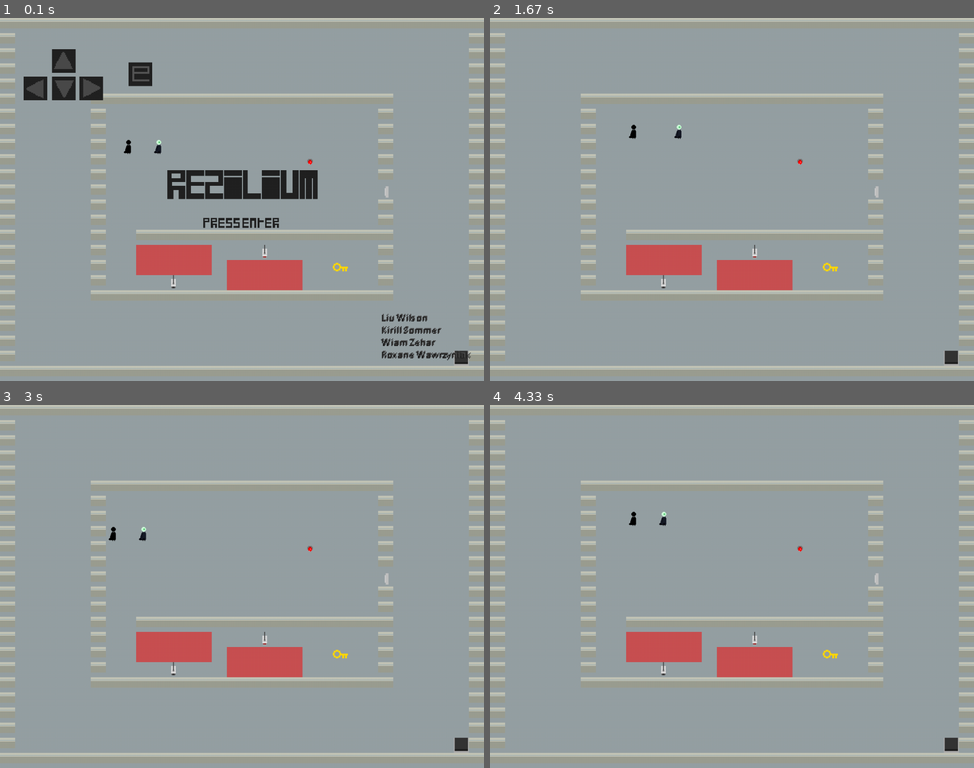
Above: before the commit, frames 1-4 (two rows, left to right).
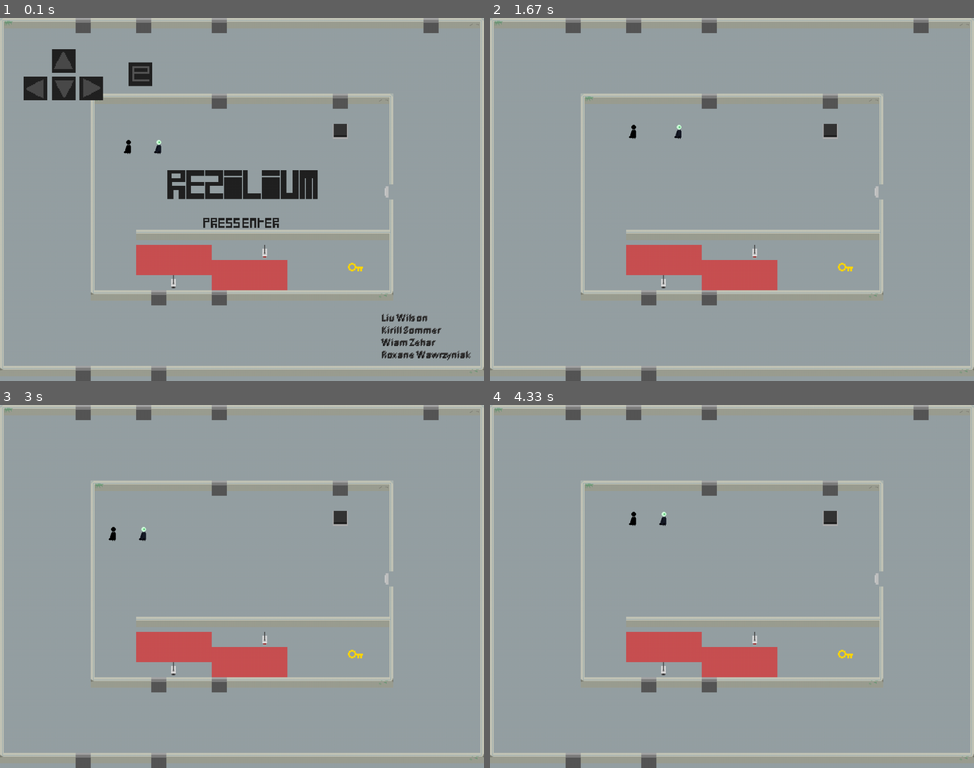
Above: after the commit, the same moments.

Repository: kikiloveyou-0/Rezilium
Game: pygame game, started from main.py
The game is run twice, just before and just after one commit, with the same random seed, the same clock (stepped at 60 frames per second) and the same inputs.
Inputs:
- Up to frame 1 (0.1 s): no input
- Up to frame 2 (1.67 s): tap Enter at 0.33 s; hold Right 0.67-1.13 s; hold Up 1.17-1.47 s; hold Right from 1.5 s (still down)
- Up to frame 3 (3 s): release Right at 1.97 s; hold Left 2-2.53 s; hold Down 2.57-2.87 s; hold Left from 2.9 s (still down)
- Up to frame 4 (4.33 s): release Left at 3.3 s; hold Up 3.33-3.7 s; hold Right from 3.73 s (still down)

The runs differ from the first frame. In frame 1, 5.2% of the frame differs, in the area x 0-100%, y 0-100%; in frame 2, 5.3%; in frame 3, 5.3%; in frame 4, 5.3%.

Commit message:
Add files via upload

Diff:
--- a/level1.txt
+++ b/level1.txt
@@ -1,24 +1,24 @@
-wwwwwwwwwwwwwwwwwwwwwwwwwwwwwwww
-w..............................w
-w..............................w
-w..............................w
-w..............................w
-w.....wwwwwwwwwwwwwwwwwwww.....w
-w.....w..................w.....w
-w.....w..................w.....w
-w.....w.f.p..............w.....w
-w.....w.............u....w.....w
-w.....w..................w.....w
-w.....w..................d.....w
-w.....w..................w.....w
-w.....w..................w.....w
-w.....w..wwwwwwwwwwwwwwwww.....w
-w.....w..........2.......w.....w
-w.....w...............k..w.....w
-w.....w....8.............w.....w
-w.....wwwwwwwwwwwwwwwwwwww.....w
-w..............................w
-w..............................w
-w..............................w
-w.............................lw
-wwwwwwwwwwwwwwwwwwwwwwwwwwwwwwww
+/wwwwawwwawwwwawwwwwwwwwwwwwaww+
+[..............................]
+[..............................]
+[..............................]
+[..............................]
+[...../wwwwwwwawwwwwwwaww+.....]
+[.....[..................].....]
+[.....[...............l..].....]
+[.....[.f.p..............].....]
+[.....[..................].....]
+[.....[..................].....]
+[.....[..................d.....]
+[.....[..................].....]
+[.....[..................].....]
+[.....[..wwwwwwwwwwwwwwww<.....]
+[.....[..$.......2.......].....]
+[.....[.......£........k.].....]
+[.....[....8.............].....]
+[.....{wwwawwwawwwwwwwwww}.....]
+[..............................]
+[..............................]
+[..............................]
+[..............................]
+{wwwwawwwwawwwwwwwwwwwwwwwwwwww}
--- a/level2.txt
+++ b/level2.txt
@@ -6,18 +6,18 @@
 [...../wwwwwwwawwwwwwwaww+.....]
 [.....[..................].....]
 [.....[...............l..].....]
-[.....[..p...............].....]
+[.....[.f.p..............].....]
 [.....[..................].....]
 [.....[..................].....]
 [.....[..................d.....]
 [.....[..................].....]
 [.....[..................].....]
+[.....[..wwwwwwwwwwwwwwww<.....]
 [.....[..................].....]
-[.....[..........2.......].....]
 [.....[...............k..].....]
-[.....[....8.............].....]
-[.....{wwwawwwawwwwwwwwww}.....]
-[..............................]
+[.....[..................].....]8
+[.....{wwwawwwawwwwwwwwww}.....]£
+[..............................]$
 [..............................]
 [..............................]
 [..............................]
--- a/main.py
+++ b/main.py
@@ -4,6 +4,9 @@
 from sprites import *
 from file import *
 from os import path
+
+level = 'level1.txt'
+
 
 class Game:
     def __init__(self):
@@ -22,7 +25,8 @@
         self.mapData = []
         self
         # les niveaux sont codés dans des fichiers txt, on apporte le fichier txt du niveau 1
-        with open(path.join(gameFolder,'level1.txt'), 'rt') as f:
+        print(level)
+        with open(path.join(gameFolder, level), 'rt') as f:
             for line in f:
                 self.mapData.append(line)
 
@@ -81,6 +85,11 @@
 
                 if tile == 'u':
                     self.bouton = Bouton(self,colone, row, "up")
+
+                if tile == '$':
+                    self.view1 = View(self, colone, row)
+                if tile == '£':
+                    self.view2 = View(self, colone, row)
 
                 if tile == '[':
                     self.wall = Wall(self,colone, row, "left")
@@ -101,9 +110,9 @@
                 if tile == '>':
                     self.wall = Wall(self,colone, row, "inter2")
 
+
         # on créer les champs de vision des caméras
-        self.view1 = View(self, 9, 15)
-        self.view2 = View(self, 15, 16)
+
         # on rend le joueur vivant, mais le jeu ne commence pas, on initialise le menu
         self.alive = True
         self.gamestart = False
@@ -165,6 +174,11 @@
 
                 if tile == 'u':
                     self.bouton = Bouton(self,colone, row, "up")
+
+                if tile == '$':
+                    self.view1 = View(self, colone, row)
+                if tile == '£':
+                    self.view2 = View(self, colone, row)
 
                 if tile == '[':
                     self.wall = Wall(self,colone, row, "left")
@@ -185,8 +199,6 @@
                 if tile == '>':
                     self.wall = Wall(self,colone, row, "inter2")
         # on créer les champs de vision des caméras
-        self.view1 = View(self, 9, 15)
-        self.view2 = View(self, 15, 16)
         # on rend le joueur vivant, le jeu commence, on initialise pas le menu
         self.activationCamera = True
         self.alive = True
@@ -240,8 +252,10 @@
                     self.detection()
 
                 self.death()
+                self.winPlayer()
                 self.plaqueDetection()
                 self.desactivateCameras()
+
 
 
     def quit(self):
@@ -417,7 +431,16 @@
 
     def winPlayer(self):
         if self.door.x == self.player.x and self.door.y == self.player.y:
-            pass
+            print("win !")
+            global level
+            level = 'level2.txt'
+            print(level)
+            game2 = Game()
+            while True:
+                game2.respawnnew()
+                game2.run()
+
+
 
 
 
